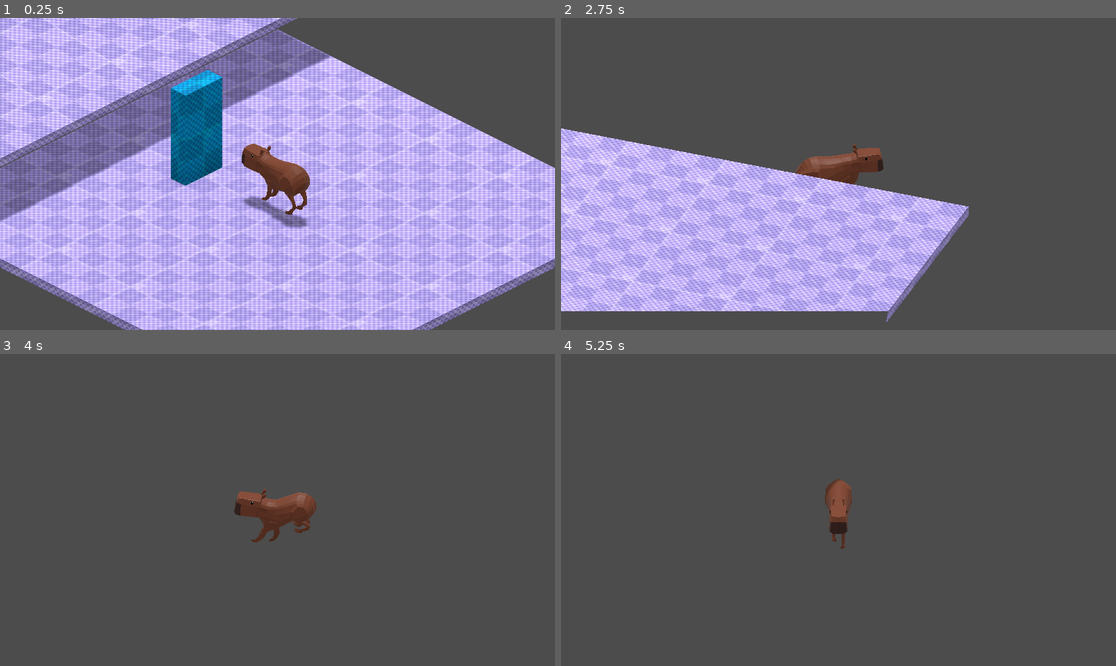
Above: before the commit, frames 1-4 (two rows, left to right).
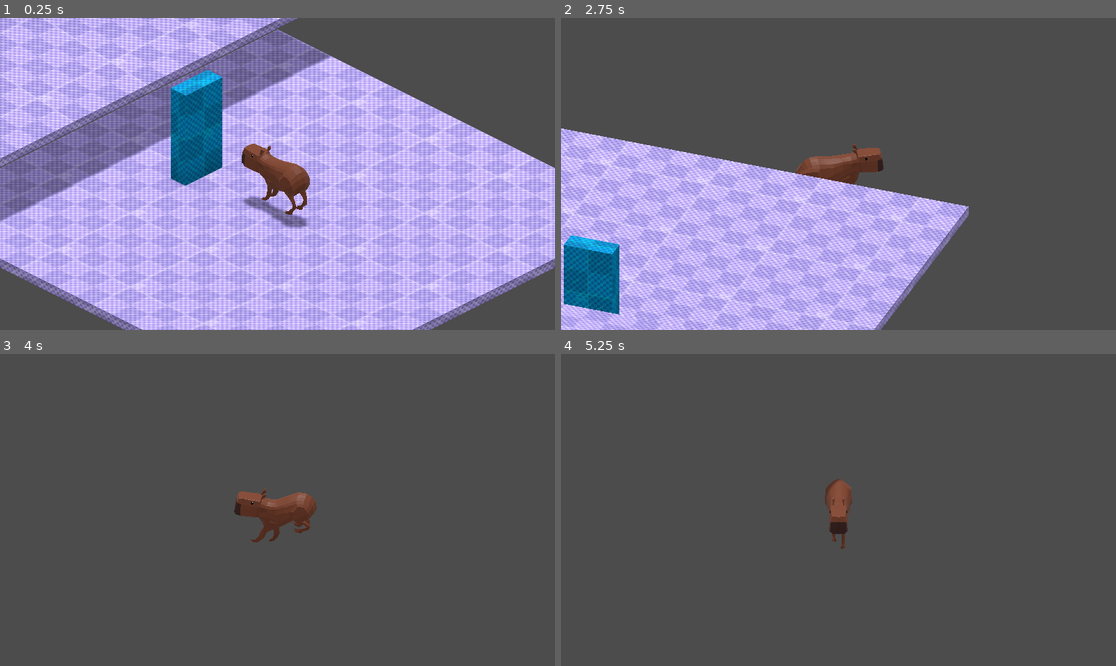
Above: after the commit, the same moments.

Repository: Fanny-Pack-Studios/Untitled-Carpincho-Game
Game: Godot game, scene res://Main.tscn
Same seed, same stepped clock (60 frames per second), same inputs: the game is played once before the commit and once after it.
Inputs:
- Up to frame 1 (0.25 s): no input
- Up to frame 2 (2.75 s): hold D (right) 0.53-1.28 s; hold Shift (walking) 0.53-1.28 s; tap Space (jump) at 0.77, 1.52 s; hold S (down) 1.28-2.03 s; tap Q at 1.35 s; hold D (right) from 2.03 s (still down); hold E from 2.03 s (still down)
- Up to frame 3 (4 s): release D (right) at 2.78 s; release E at 2.78 s; hold W (up) 2.78-3.53 s; tap Shift (walking) at 2.85 s; tap Space (jump) at 3.02, 3.77 s; hold A (left) from 3.53 s (still down); hold Q from 3.53 s (still down)
- Up to frame 4 (5.25 s): release Q at 4.28 s; tap E at 4.35 s; tap Space (jump) at 4.52 s; release A (left) at 5.03 s; hold S (down) from 5.03 s (still down); hold Shift (walking) from 5.03 s (still down)

The runs differ from the first frame. In frame 2, 5.7% of the frame differs, in the area x 0-59%, y 49-100%; in frame 3, less than 0.1%; in frame 4, less than 0.1%.

Commit message:
Movida la cámara más lejos para evitar clipping

Diff:
--- a/godot-project/Main.tscn
+++ b/godot-project/Main.tscn
@@ -34,7 +34,7 @@
 script = ExtResource( 5 )
 
 [node name="Camera" type="Camera" parent="CameraPivot"]
-transform = Transform( 0.707107, 0.353553, -0.612373, 0, 0.866026, 0.499999, 0.707107, -0.353553, 0.612373, -2.0593, 1.74344, 2.0593 )
+transform = Transform( 0.707107, 0.353553, -0.612373, 0, 0.866026, 0.499999, 0.707107, -0.353553, 0.612373, -4.7649, 3.95255, 4.7649 )
 projection = 1
 current = true
 size = 3.0
